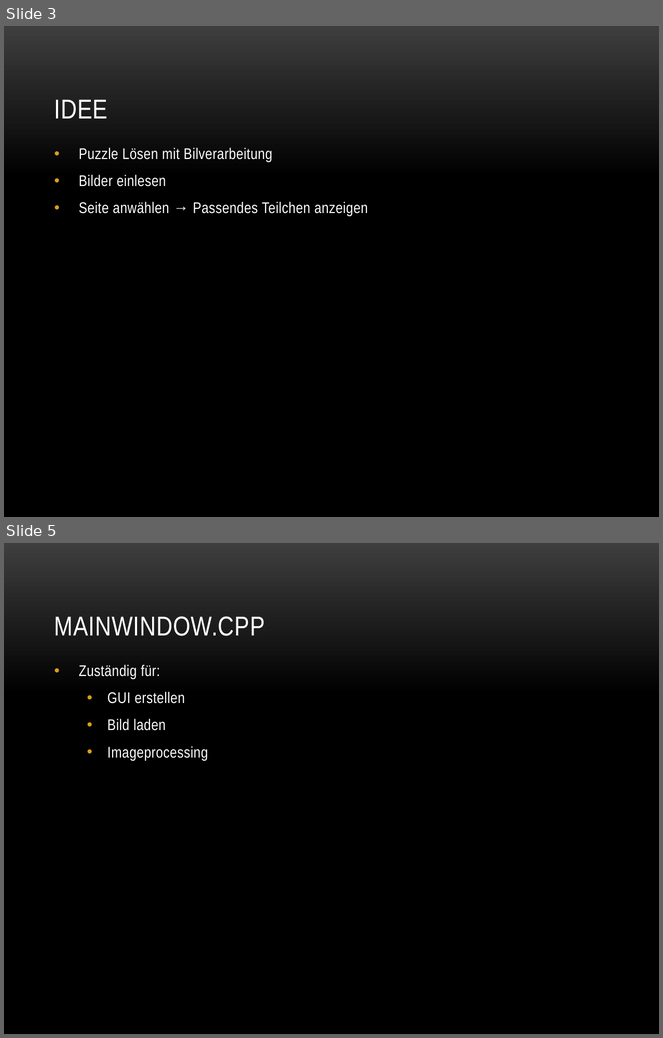
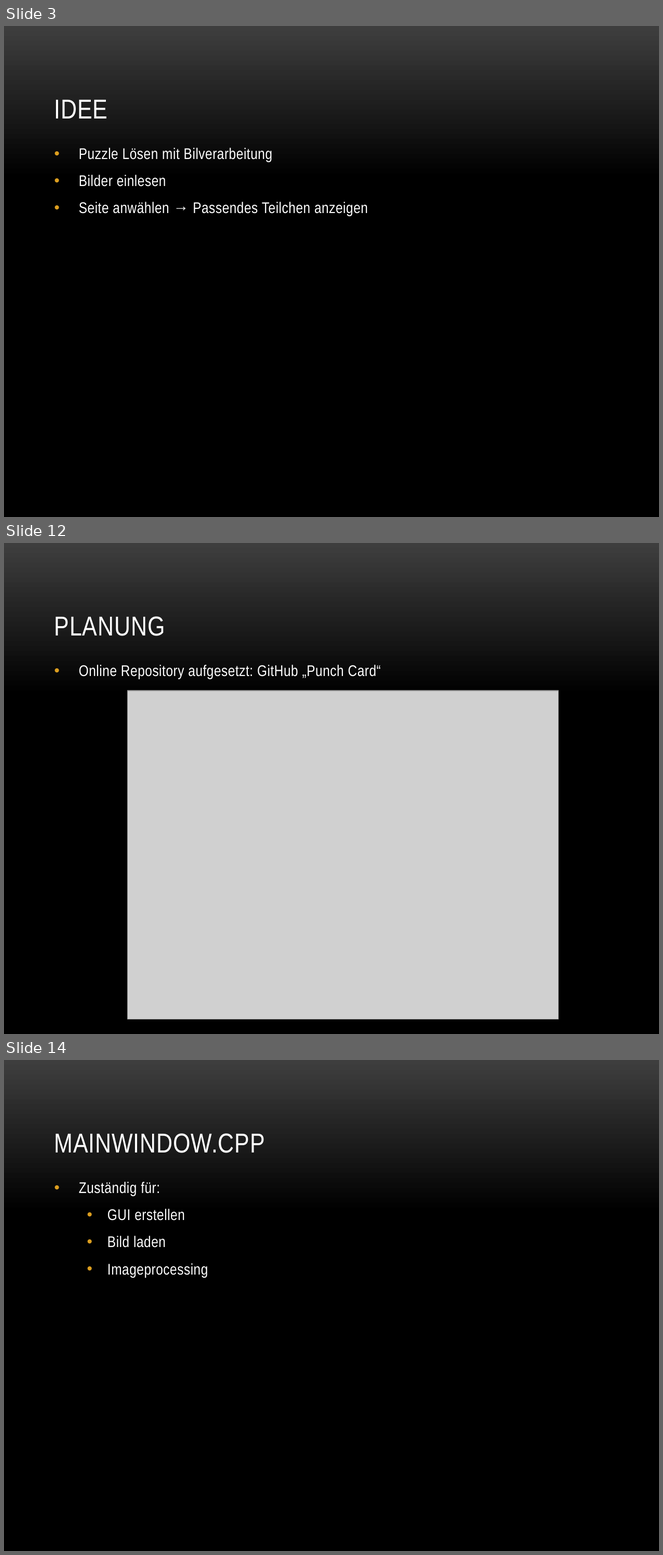
Before and after one commit to baertschi/Puzzle, a slide deck: Doku/Puzzle.pptx. Shown one above the other, each under a label of ours: slides 3 and 5 before the commit, slides 3, 12 and 14 after it; the slides between them are not shown. The pictures are 663x1038 and 663x1555 pixels, drawn with LibreOffice and Linux fonts; fonts in the diff are those of the drawing; grey boxes stand for pictures; background and template pictures are left out. Boxes give left, top, right and bottom in pixels: in the first picture for what was removed or moved away, otherwise in the second. Text is boxed around its words. In the diff, an @@ line names an element or a change of style, - is before the commit and + after.

Commit message:
added pictures to the ppt, modified Aufteilung.docx to the beginning

```diff
--- a/Doku/Puzzle.pptx
+++ b/Doku/Puzzle.pptx
@@ slide 12 added at [4, 543, 659, 1034], background picture (left out) @@
@@ title added at [54, 616, 165, 636], 30 pt, text #FFFFFF @@
+PLANUNG
@@ text added at [79, 665, 381, 679], 17 pt, text #FFFFFF @@
+• Online Repository aufgesetzt: GitHub „Punch Card“
@@ picture added at [128, 691, 559, 1019] @@
@@ what was slide 5 is now slide 14 @@
```
Also in this commit, not shown: 1 slide changed, 8 other slides added, 1 other file.
